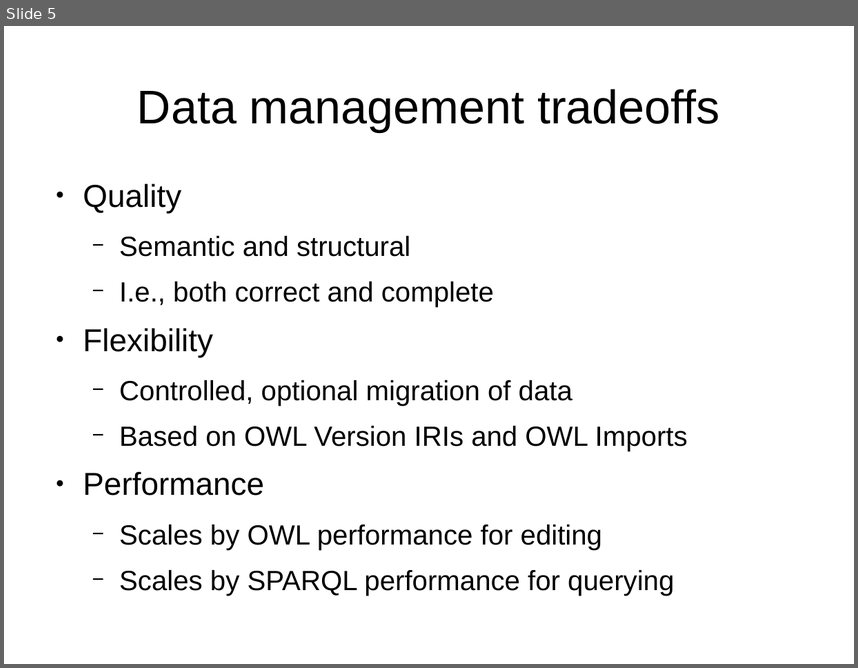
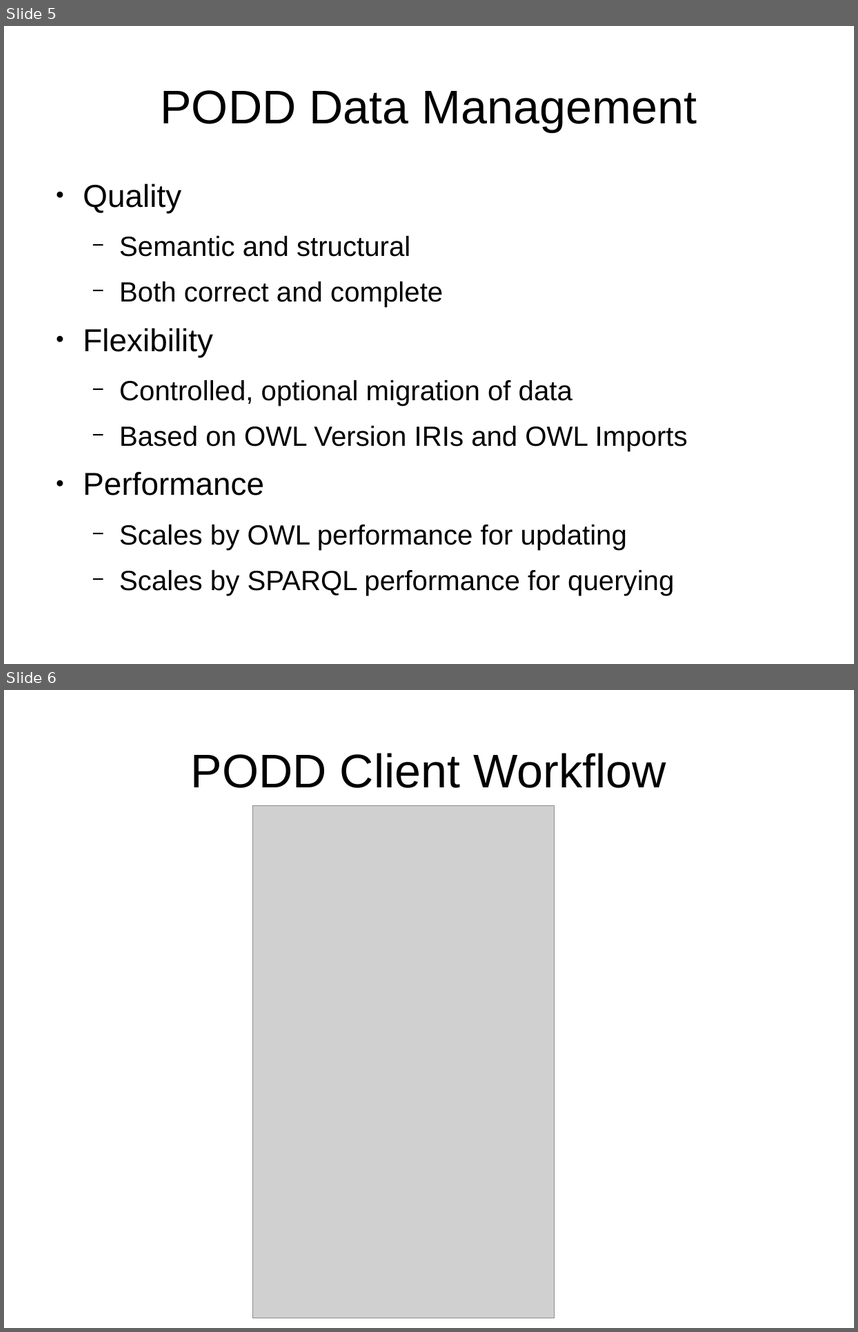
Before and after one commit to podd/podd-publications, a slide deck: montpellier2014/PODD-Montpellier2014.odp. Shown one above the other, each under a label of ours: slide 5 before the commit, slides 5 and 6 after it. The pictures are 858x668 and 858x1332 pixels, drawn with LibreOffice and Linux fonts; fonts in the diff are those of the drawing; grey boxes stand for pictures. Boxes give left, top, right and bottom in pixels: in the first picture for what was removed or moved away, otherwise in the second. Text is boxed around its words. In the diff, an @@ line names an element or a change of style, - is before the commit and + after.

```diff
--- a/montpellier2014/PODD-Montpellier2014.odp
+++ b/montpellier2014/PODD-Montpellier2014.odp
@@ slide 6 added at bbox=[4, 690, 854, 1328], background #FFFFFF @@
@@ title added at bbox=[191, 753, 666, 788], 44 pt, text #000000 @@
+PODD Client Workflow
@@ picture added at bbox=[253, 806, 555, 1318] @@
@@ slide 5 changed as well @@
@@ title at bbox=[160, 90, 697, 132]: text changed @@
-Data management tradeoffs
+PODD Data Management
@@ text at bbox=[119, 281, 443, 307]: text changed @@
-  − I.e., both correct and complete
+  − Both correct and complete
@@ text at bbox=[119, 524, 627, 550]: text changed @@
-  − Scales by OWL performance for editing
+  − Scales by OWL performance for updating
```
Also in this commit, not shown: 5 other slides changed, 1 other slide added, 2 slides removed, 7 other files.
